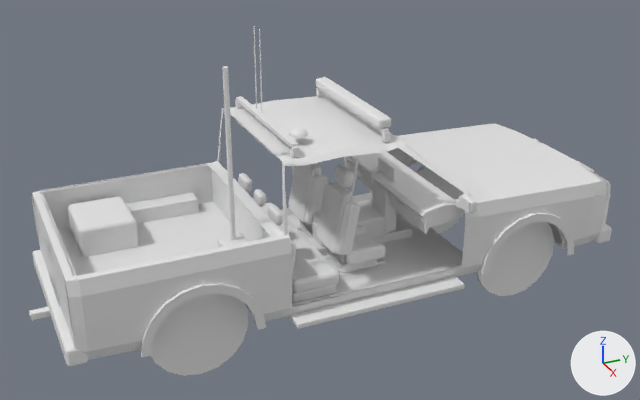
Renders of the OBJ model realweather/src/main/resources/assets/realweather/models/vehicle/pickup/body.obj from each side of a commit.
The view is the same before and after, from a 50 mm lens placed at (7.46, -3.49, 4.8), pointed at (0.07, -0.16, 1.1). The lights are fixed; the arrows at lower right show +X, +Y and +Z. The picture after the commit comes second. Materials are left out; every surface is plain grey. Where no turn or scale is listed for an object, it has been applied to the vertices.

The first picture shows 'body'.
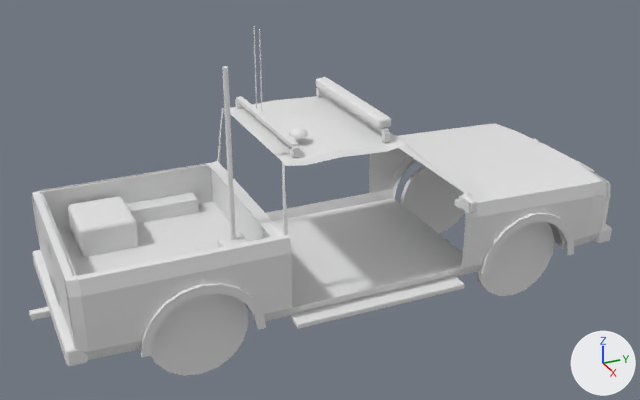
Diff of the bpy script that builds the scene:
```diff
--- a/realweather/src/main/resources/assets/realweather/models/vehicle/pickup/body.obj.py
+++ b/realweather/src/main/resources/assets/realweather/models/vehicle/pickup/body.obj.py
@@ me_body @@
 # used by ob_body; location = (0.0, 0.0, 0.0)
-me_body.from_pydata(...)  # 7329 vertices, 6780 faces; spans x -1.22..1.22, y -3.05..2.97, z -0.06..2.78
+me_body.from_pydata(...)  # 2556 vertices, 2224 faces; spans x -1.22..1.22, y -3.05..2.97, z -0.06..2.78
+# me_body part 1: 84 loose pieces with 4773 vertices, spanning x -0.9..0.9, y -1.05..1.1, z 0.47..1.89, are deleted
```

What differs and where, as boxes (x1, y1, x2, y2) in the pictures (640 x 400 px):
part 1 of me_body, deleted: before (230, 114, 462, 308)
